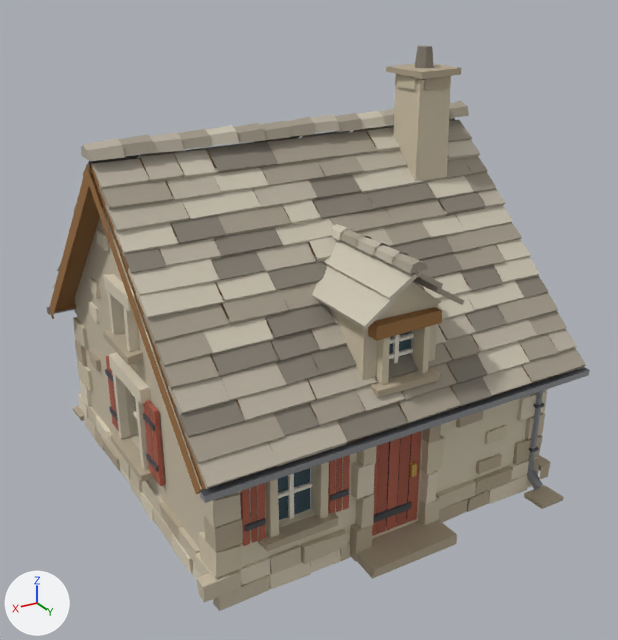
An edit to the glTF model games/la-petite-ligne-2/assets/lieux/aubrune/batiments/hameau-c.glb, drawn before and after from the same camera.
Both versions are drawn from a 50 mm lens placed at (6.89, 11.92, 8.58), pointed at (0.06, 0.53, 2.89). Lighting does not change. The marker at lower left points along +X, +Y and +Z. The picture after the commit comes second. Vertices at exactly the same position are counted once.

The first picture shows 'hameau-c'.
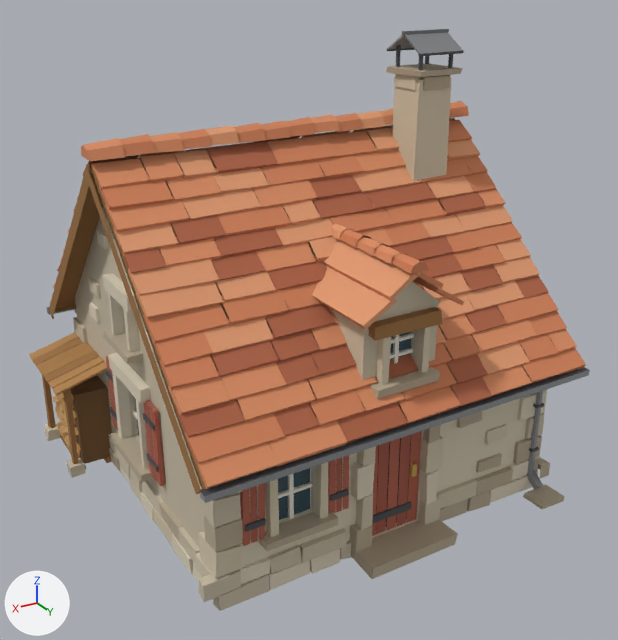
Diff of the bpy script that builds the scene:
```diff
--- a/games/la-petite-ligne-2/assets/lieux/aubrune/batiments/hameau-c.glb.py
+++ b/games/la-petite-ligne-2/assets/lieux/aubrune/batiments/hameau-c.glb.py
@@ mat_bardage @@
+mat_bardage = bpy.data.materials.new('bardage')
+mat_bardage.use_nodes = True; mat_bardage.node_tree.nodes.clear()
+_N = mat_bardage.node_tree.nodes; _L = mat_bardage.node_tree.links
+n0 = _N.new('ShaderNodeBsdfPrincipled'); n0.name = 'Principled BSDF'
+n0.inputs[2].default_value = 0.85  # 'Roughness'
+n1 = _N.new('ShaderNodeOutputMaterial'); n1.name = 'Material Output'
+n2 = _N.new('ShaderNodeVertexColor'); n2.name = 'Color Attribute'
+_L.new(n0.outputs[0], n1.inputs[0])  # 'BSDF' to 'Surface'
+_L.new(n2.outputs[0], n0.inputs[0])  # 'Color' to 'Base Color'
@@ me_hameau_c @@
 # used by ob_hameau_c; location = (0.0, 0.0, 0.0)
-me_hameau_c.from_pydata(...)  # 3785 vertices, 3291 faces; spans x -3.42..3.42, y -3.69..3.68, z -0.01..7.2
+me_hameau_c.from_pydata(...)  # 4429 vertices, 4265 faces; spans x -3.42..3.96, y -3.69..3.67, z -0.02..7.44
+# me_hameau_c part 1: the loose piece of 8 vertices spanning x 1.0..1.55, y 2.85..3.07, z 0.0..0.29 is rebuilt with 8 vertices and now spans x 1.01..1.53, y 2.85..3.07, z -0.01..0.29
+# me_hameau_c part 2: the loose piece of 8 vertices spanning x 0.82..1.0, y 2.85..3.06, z -0.01..0.29 is rebuilt with 8 vertices and now spans x 0.81..1.01, y 2.84..3.07, z 0.01..0.28
+# me_hameau_c part 3: the loose piece of 8 vertices spanning x 2.61..3.13, y -3.69..-3.23, z -0.01..0.09 is rebuilt with 8 vertices and now spans x 2.59..3.13, y -3.69..-3.24, z -0.02..0.09
+# me_hameau_c part 4: 56 loose pieces with 444 vertices, spanning x -3.12..3.26, y -3.08..3.68, z -0.01..7.2, are deleted
+# me_hameau_c part 5: 157 vertices moved from x -3.12..2.63, y -3.08..3.35, z 0.0..4.77 to x -3.12..2.63, y -3.07..3.35, z -0.01..4.77; 99 vertices removed from x -3.12..2.63, y -3.07..3.36, z 0.0..4.78; 531 vertices added at x -3.13..2.63, y -3.08..3.67, z -0.02..7.44
+# me_hameau_c part 6: 38 vertices moved within x 2.81..3.16, y -3.13..1.11, z 0.3..3.7; 12 vertices removed from x 2.8..3.13, y -3.36..1.1, z 0.21..2.29; 668 vertices added at x 2.8..3.96, y -3.36..1.18, z -0.01..4.54
+# me_hameau_c part 7: 1174 kept faces spanning x -3.42..3.42, y -3.56..3.57, z 2.39..6.16 get new vertex colours; the middle colour goes from grey #b9b0a0 to orange #d98c62
+# other edits to the shape of me_hameau_c do not show in these pictures
 me_hameau_c.materials.append(mat_pierre)
@@ me_hameau_c @@
 me_hameau_c.materials.append(mat_metal)
+me_hameau_c.materials.append(mat_bardage)
```

Boxes (x1, y1, x2, y2) around the edits, measured in the pictures (618 x 640 px):
'hameau-c', reshaped
    before: (46, 46, 590, 611)
    after: (29, 29, 590, 611)
part 1 of me_hameau_c, rebuilt
    before: (311, 549, 341, 573)
    after: (310, 549, 340, 574)
part 2 of me_hameau_c, rebuilt (8% wider)
    before: (340, 542, 351, 561)
    after: (340, 541, 352, 559)
part 3 of me_hameau_c, rebuilt (not visible afterwards)
    before: (73, 406, 84, 421)
part 4 of me_hameau_c, deleted
    before: (89, 46, 564, 579)
part 5 of me_hameau_c, reshaped
    before: (240, 223, 547, 562)
    after: (240, 29, 565, 579)
part 6 of me_hameau_c, built on
    before: (105, 352, 165, 486)
    after: (29, 229, 165, 486)
part 7 of me_hameau_c, recoloured (grey to orange)
    both: (50, 101, 586, 489)
